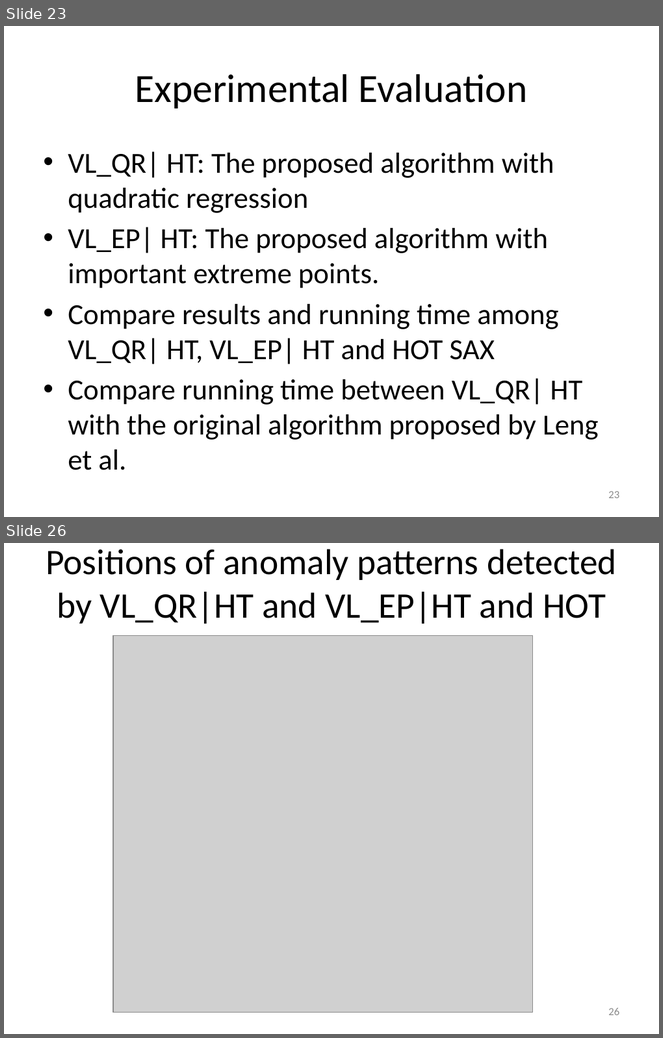
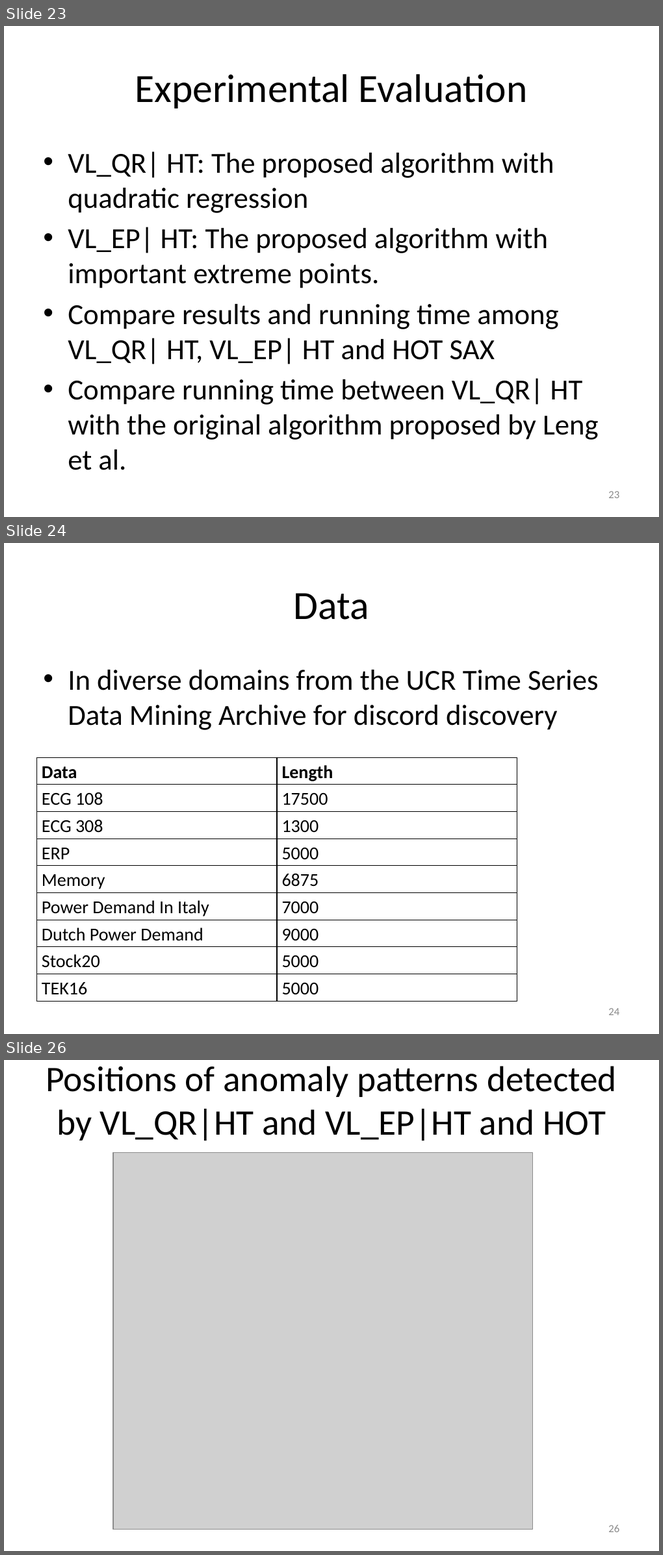
Before and after one commit to vyngo/caohoc-project-name, a slide deck: Report/pre.pptx. Shown one above the other, each under a label of ours: slides 23 and 26 before the commit, slides 23, 24 and 26 after it; the slides between them are not shown. The pictures are 663x1038 and 663x1555 pixels, drawn with LibreOffice and Linux fonts; fonts in the diff are those of the drawing; grey boxes stand for pictures. Boxes give left, top, right and bottom in pixels: in the first picture for what was removed or moved away, otherwise in the second. Text is boxed around its words. In the diff, an @@ line names an element or a change of style, - is before the commit and + after.

```diff
--- a/Report/pre.pptx
+++ b/Report/pre.pptx
@@ slide 24 added at (x1=4, y1=543, x2=659, y2=1034), background #FFFFFF @@
@@ title added at (x1=294, y1=593, x2=369, y2=620), 44 pt, text #000000 @@
+Data
@@ text added at (x1=68, y1=670, x2=599, y2=730), 32 pt, text #000000 @@
+• In diverse domains from the UCR Time Series Data Mining Archive for discord discovery
@@ table added at (x1=36, y1=758, x2=518, y2=1002), 9 rows, 2 columns @@
+Data | Length
+ECG 108 | 17500
+ECG 308 | 1300
+ERP | 5000
+Memory | 6875
+Power Demand In Italy | 7000
+Dutch Power Demand | 9000
+Stock20 | 5000
+TEK16 | 5000
@@ page number added at (x1=608, y1=1008, x2=620, y2=1016), 12 pt, text #8C8C8C @@
+24
```
Also in this commit, not shown: 3 slides changed, 7 other slides added.
